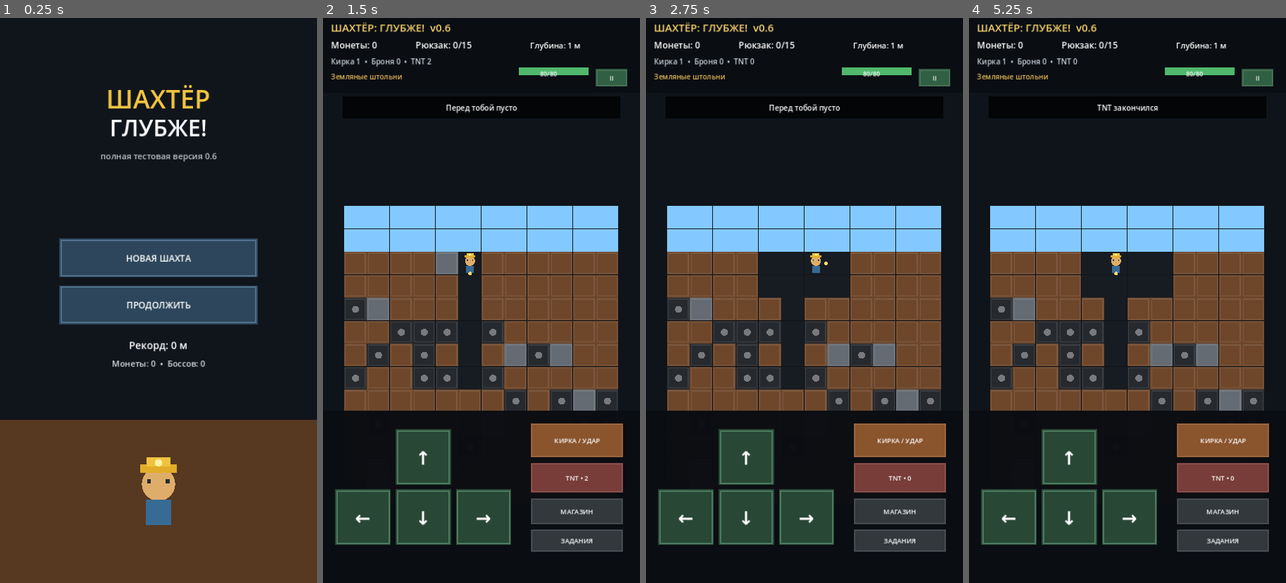
Above: before the commit, frames 1-4 (left to right).
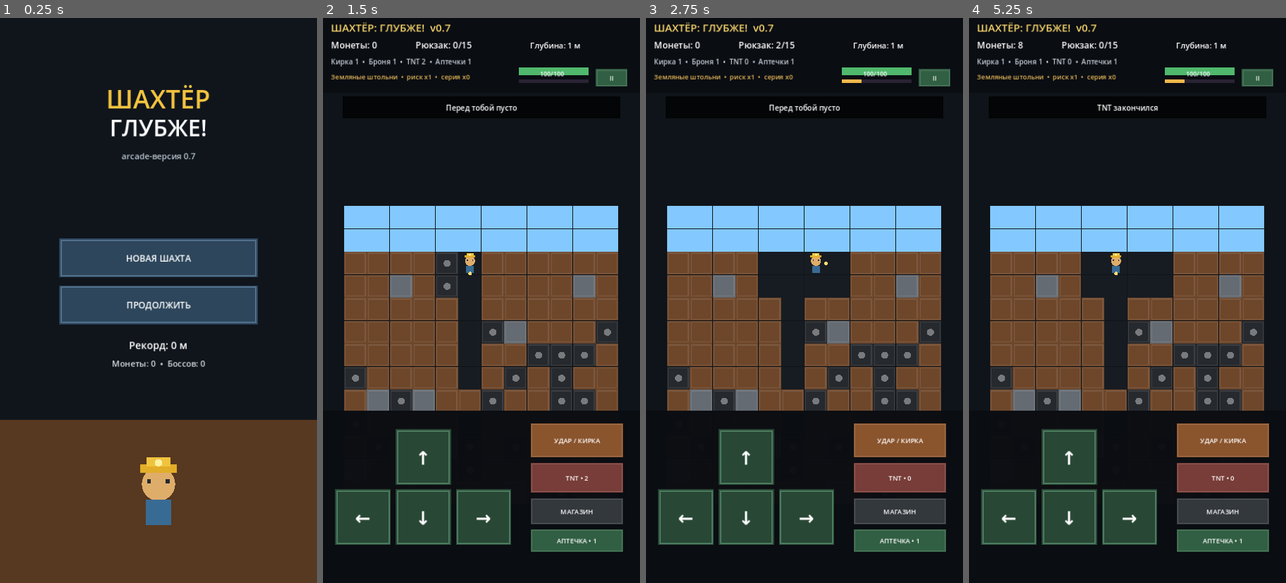
Above: after the commit, the same moments.

Repository: geodenix/miner-deeper
Game: Godot game, scene res://Main.tscn
Same seed, same stepped clock (60 frames per second), same inputs: the game is played once before the commit and once after it.
Inputs (mouse positions are in pixels of both pictures, inside the frame that each line leads up to):
- Up to frame 1 (0.25 s): no input
- Up to frame 2 (1.5 s): tap Enter at 0.5 s; move the mouse to (551, 272) at 0.52 s; hold D 0.53-1.28 s; tap T at 0.6 s; click (551, 272) at 0.67 s; tap Space at 0.77, 0.8, 1.07, 1.25, 1.35 s; move the mouse to (418, 328) at 1.27 s; hold S from 1.28 s (still down); click (418, 328) at 1.42 s
- Up to frame 3 (2.75 s): tap Space at 1.52, 1.82, 2.3 s; tap T at 1.55, 2.1 s; move the mouse to (836, 176) at 2.02 s; release S at 2.03 s; hold D from 2.03 s (still down); click (836, 176) at 2.17 s
- Up to frame 4 (5.25 s): tap Enter at 2.75, 4.25 s; move the mouse to (1111, 413) at 2.77 s; release D at 2.78 s; hold W 2.78-3.53 s; tap T at 2.85, 4.35, 5.1 s; click (1111, 413) at 2.92 s; tap Space at 3.02, 3.32, 3.5, 3.6, 3.77, 4.07, 4.52, 4.82, 5 s; move the mouse to (1222, 385) at 3.52 s; hold A 3.53-5.03 s; click (1222, 385) at 3.67 s; move the mouse to (1032, 215) at 4.27 s; click (1032, 215) at 4.42 s; move the mouse to (1143, 300) at 5.02 s; hold S from 5.03 s (still down); click (1143, 300) at 5.17 s

The runs differ from the first frame. In frame 1, 0.2% of the frame differs, in the area x 31-69%, y 23-26%; in frame 2, 9.8%, in the area x 2-95%, y 1-95%; in frame 3, 9.2%; in frame 4, 9.2%.

Commit message:
Build engaging v0.7 core gameplay loop

Diff:
--- a/game/main.gd
+++ b/game/main.gd
@@ -29,13 +29,27 @@
 var coins: int = 0
 var pick_level: int = 1
 var bag_level: int = 1
-var armor_level: int = 0
+var armor_level: int = 1
 var tnt: int = 2
 var max_depth: int = 0
 var lifetime_ore: int = 0
 var bosses_killed: int = 0
 var quest_index: int = 0
 var turn_count: int = 0
+
+# v0.7 run systems
+var run_max_depth: int = 0
+var run_ore: int = 0
+var run_kills: int = 0
+var combo: int = 0
+var combo_grace: int = 0
+var frenzy_charge: int = 0
+var frenzy_turns: int = 0
+var potions: int = 1
+var contract_type: String = "ore"
+var contract_target: int = 20
+var contract_reward: int = 150
+var contract_paid: bool = false
 
 var inventory: Dictionary = {
 	"coal": 0,
@@ -167,6 +181,123 @@
 
 func armor_price() -> int:
 	return 120 * armor_level * armor_level
+
+func cashout_multiplier() -> float:
+	var tiers: int = int(run_max_depth / 20)
+	return minf(2.50, 1.0 + float(tiers) * 0.15)
+
+func critical_chance() -> float:
+	return minf(0.30, 0.05 + float(pick_level) * 0.025)
+
+func combat_hit_damage() -> Dictionary:
+	var crit: bool = rng.randf() < critical_chance()
+	var damage: int = combat_damage() * (2 if crit else 1)
+	if frenzy_turns > 0:
+		damage = int(round(float(damage) * 1.5))
+	return {"damage":damage,"crit":crit}
+
+func mining_hit_damage() -> Dictionary:
+	var crit: bool = rng.randf() < critical_chance()
+	var damage: int = pick_damage() * (2 if crit else 1)
+	if frenzy_turns > 0:
+		damage += 1
+	return {"damage":damage,"crit":crit}
+
+func roll_contract() -> void:
+	var roll: int = rng.randi_range(0,2)
+	contract_paid = false
+	if roll == 0:
+		contract_type = "ore"
+		contract_target = rng.randi_range(18,30)
+		contract_reward = 140 + contract_target * 4
+	elif roll == 1:
+		contract_type = "kills"
+		contract_target = rng.randi_range(4,7)
+		contract_reward = 180 + contract_target * 20
+	else:
+		contract_type = "depth"
+		contract_target = rng.randi_range(2,4) * 20
+		contract_reward = 160 + contract_target * 4
+
+func contract_progress_value() -> int:
+	if contract_type == "ore":
+		return run_ore
+	if contract_type == "kills":
+		return run_kills
+	return run_max_depth
+
+func contract_complete() -> bool:
+	return contract_progress_value() >= contract_target
+
+func contract_text() -> String:
+	var title: String = "Добыть руду"
+	if contract_type == "kills":
+		title = "Победить врагов"
+	elif contract_type == "depth":
+		title = "Достичь глубины"
+	return title + ": " + str(mini(contract_progress_value(),contract_target)) + "/" + str(contract_target) + "  •  +" + str(contract_reward)
+
+func settle_contract() -> void:
+	if contract_paid or not contract_complete():
+		return
+	coins += contract_reward
+	contract_paid = true
+	say("КОНТРАКТ ВЫПОЛНЕН! +" + str(contract_reward) + " монет")
+
+func add_frenzy(amount: int) -> void:
+	if frenzy_turns > 0:
+		return
+	frenzy_charge = mini(100, frenzy_charge + amount)
+	if frenzy_charge >= 100:
+		frenzy_charge = 0
+		frenzy_turns = 8
+		say("ЗОЛОТАЯ ЛИХОРАДКА! Добыча x2 на 8 ходов")
+
+func add_ore(t: String, base_amount: int = 1) -> int:
+	var space: int = bag_capacity() - bag_used()
+	if space <= 0:
+		return 0
+	var amount: int = base_amount
+	if frenzy_turns > 0:
+		amount *= 2
+	if rng.randf() < 0.12:
+		amount += 1
+	amount = mini(amount, space)
+	inventory[t] = int(inventory[t]) + amount
+	lifetime_ore += amount
+	run_ore += amount
+	combo += 1
+	combo_grace = 2
+	add_frenzy(12 + amount * 2)
+	if combo > 0 and combo % 5 == 0:
+		var bonus: int = combo * 3
+		coins += bonus
+		say("СЕРИЯ x" + str(combo) + "! +" + str(bonus) + " монет")
+	return amount
+
+func open_geode() -> void:
+	var choices: Array[String] = ["iron","gold","diamond","ruby"]
+	var index: int = rng.randi_range(0,choices.size()-1)
+	var ore: String = choices[index]
+	var amount: int = rng.randi_range(1,3)
+	var gained: int = add_ore(ore,amount)
+	if rng.randf() < 0.30:
+		potions += 1
+		say("ГЕОДА: +" + str(gained) + " " + ore_name(ore) + " и аптечка")
+	else:
+		say("ГЕОДА: +" + str(gained) + " " + ore_name(ore))
+
+func use_potion() -> void:
+	if potions <= 0:
+		say("Аптечек нет")
+		return
+	if hp >= max_hp():
+		say("Здоровье уже полное")
+		return
+	potions -= 1
+	hp = mini(max_hp(), hp + 40)
+	say("Аптечка: +40 HP")
+	finish_turn()
 
 func _unhandled_input(event: InputEvent) -> void:
 	if event is InputEventScreenTouch and event.pressed:
@@ -278,7 +409,7 @@
 		if player.y <= SURFACE_ROW:
 			state = GameState.QUESTS
 		else:
-			say("Задания смотри на поверхности")
+			use_potion()
 	queue_redraw()
 
 func generate_mine() -> void:
@@ -323,18 +454,28 @@
 	facing = Vector2i.DOWN
 	hp = max_hp()
 	turn_count = 0
+	run_max_depth = 0
+	run_ore = 0
+	run_kills = 0
+	combo = 0
+	combo_grace = 0
+	frenzy_charge = 0
+	frenzy_turns = 0
+	roll_contract()
 	mine_loaded = true
-	say("Новая шахта создана")
+	say("Новая шахта. Контракт: " + contract_text())
 
 func make_block(depth: int) -> Dictionary:
 	var t: String = "dirt"
 	var r: float = rng.randf()
 
-	if depth > 110 and r < 0.006:
+	if depth > 35 and r < 0.009:
+		t = "geode"
+	elif depth > 110 and r < 0.015:
 		t = "chest_epic"
-	elif depth > 50 and r < 0.012:
+	elif depth > 50 and r < 0.024:
 		t = "chest_rare"
-	elif depth > 12 and r < 0.026:
+	elif depth > 12 and r < 0.044:
 		t = "chest"
 	else:
 		var ore: float = rng.randf()
@@ -385,6 +526,8 @@
 			block_hp = 5
 		"chest", "chest_rare", "chest_epic":
 			block_hp = 2
+		"geode":
+			block_hp = 3
 
 	return {"type":t,"hp":block_hp,"max_hp":block_hp}
 
@@ -436,18 +579,19 @@
 	if target.x < 0 or target.x >= COLS or target.y < 0 or target.y >= ROWS:
 		return
 	if enemy_at(target) >= 0:
-		say("Впереди враг — жми УДАР")
+		attack()
 		return
 	if boss.size() > 0 and not boss_defeated and boss["pos"] == target:
-		say("Впереди босс — жми УДАР")
+		attack()
 		return
 	if world[target.y][target.x] != null:
-		say("Впереди порода — жми КИРКА")
+		attack()
 		return
 
 	player = target
 	if player.y > max_depth:
 		max_depth = player.y
+	run_max_depth = maxi(run_max_depth, player.y - SURFACE_ROW)
 
 	if hazards.has(player):
 		resolve_hazard(player)
@@ -456,8 +600,10 @@
 
 	if player.y <= SURFACE_ROW:
 		sell_all()
+		settle_contract()
 		hp = max_hp()
-		say("На поверхности: добыча продана, здоровье восстановлено")
+		if message_time <= 0.0:
+			say("На поверхности: добыча продана, здоровье восстановлено")
 
 	finish_turn()
 
@@ -469,30 +615,36 @@
 		return
 
 	if boss.size() > 0 and not boss_defeated and boss["pos"] == target:
-		boss["hp"] = int(boss["hp"]) - combat_damage()
+		var hit: Dictionary = combat_hit_damage()
+		boss["hp"] = int(boss["hp"]) - int(hit["damage"])
 		if int(boss["hp"]) <= 0:
 			boss_defeated = true
 			bosses_killed += 1
-			coins += 600
+			run_kills += 1
+			coins += 650
 			tnt += 2
-			say("Босс побеждён! +600 монет и +2 TNT")
+			add_frenzy(30)
+			say("БОСС ПОВЕРЖЕН! +650 монет и +2 TNT")
 		else:
-			say("Урон боссу: " + str(combat_damage()))
+			say(("КРИТ! " if bool(hit["crit"]) else "") + "Урон боссу: " + str(hit["damage"]))
 		finish_turn()
 		return
 
 	var enemy_idx: int = enemy_at(target)
 	if enemy_idx >= 0:
 		var enemy: Dictionary = enemies[enemy_idx]
-		enemy["hp"] = int(enemy["hp"]) - combat_damage()
+		var hit: Dictionary = combat_hit_damage()
+		enemy["hp"] = int(enemy["hp"]) - int(hit["damage"])
 		if int(enemy["hp"]) <= 0:
 			var reward: int = int(enemy["reward"])
 			coins += reward
+			run_kills += 1
+			add_frenzy(20)
 			enemies.remove_at(enemy_idx)
-			say("Враг побеждён: +" + str(reward) + " монет")
+			say(("КРИТ! " if bool(hit["crit"]) else "") + "Враг повержен: +" + str(reward))
 		else:
 			enemies[enemy_idx] = enemy
-			say("Урон врагу: " + str(combat_damage()))
+			say(("КРИТ! " if bool(hit["crit"]) else "") + "Урон: " + str(hit["damage"]))
 		finish_turn()
 		return
 
@@ -506,20 +658,26 @@
 		say("Рюкзак заполнен")
 		return
 
-	block["hp"] = int(block["hp"]) - pick_damage()
+	var mine_hit: Dictionary = mining_hit_damage()
+	block["hp"] = int(block["hp"]) - int(mine_hit["damage"])
 	if int(block["hp"]) <= 0:
 		world[target.y][target.x] = null
 		resolve_broken_block(t)
+		player = target
+		run_max_depth = maxi(run_max_depth, player.y - SURFACE_ROW)
+		max_depth = maxi(max_depth, player.y)
 	else:
 		world[target.y][target.x] = block
-		say("Кирка: -" + str(pick_damage()) + " прочности")
+		say(("КРИТ! " if bool(mine_hit["crit"]) else "") + "Кирка: -" + str(mine_hit["damage"]))
 	finish_turn()
 
 func resolve_broken_block(t: String) -> void:
 	if is_ore(t):
-		inventory[t] = int(inventory[t]) + 1
-		lifetime_ore += 1
-		say("+1 " + ore_name(t))
+		var gained: int = add_ore(t,1)
+		if message_time <= 0.0 or combo % 5 != 0:
+			say("+" + str(gained) + " " + ore_name(t) + "  •  серия x" + str(combo))
+	elif t == "geode":
+		open_geode()
 	elif t.begins_with("chest"):
 		open_chest(t)
 	elif t == "stone":
@@ -541,7 +699,10 @@
 		gain_tnt = 2
 	coins += reward
 	tnt += gain_tnt
-	say("Сундук: +" + str(reward) + " мон., +" + str(gain_tnt) + " TNT")
+	var potion_gain: int = 1 if rng.randf() < (0.55 if t != "chest" else 0.20) else 0
+	potions += potion_gain
+	add_frenzy(15)
+	say("Сундук: +" + str(reward) + " мон., +" + str(gain_tnt) + " TNT" + (" + аптечка" if potion_gain > 0 else ""))
 
 func resolve_hazard(pos: Vector2i) -> void:
 	var kind: String = str(hazards[pos])
@@ -551,14 +712,19 @@
 		take_damage(10, "Шипы")
 	else:
 		if bag_used() < bag_capacity() and rng.randf() < 0.45:
-			inventory["diamond"] = int(inventory["diamond"]) + 1
-			lifetime_ore += 1
-			say("Кристальная жила: +1 алмаз")
+			var gained: int = add_ore("diamond",1)
+			say("Кристальная жила: +" + str(gained) + " алмаз")
 		else:
 			take_damage(8, "Кристалл")
 
 func finish_turn() -> void:
 	turn_count += 1
+	if frenzy_turns > 0:
+		frenzy_turns -= 1
+	if combo_grace > 0:
+		combo_grace -= 1
+	elif combo > 0:
+		combo = 0
 	enemies_turn()
 	boss_turn()
 	check_quest_progress()
@@ -585,7 +751,19 @@
 				return
 			continue
 
-		if dist > 6 or turn_count % 2 != 0:
+		var kind: String = str(e["kind"])
+		if kind == "crystal" and dist == 2 and turn_count % 2 == 0:
+			take_damage(maxi(1,int(e["damage"]) - 4),"Кристальный выстрел")
+			if hp <= 0:
+				return
+			continue
+
+		var cadence: int = 2
+		if kind == "bat":
+			cadence = 1
+		elif kind == "golem":
+			cadence = 3
+		if dist > (8 if kind == "bat" else 6) or turn_count % cadence != 0:
 			continue
 
 		var dirs: Array = []
@@ -670,7 +848,7 @@
 	hp = maxi(0, hp - damage)
 	say(source + ": -" + str(damage) + " HP")
 	if hp <= 0:
-		var lost: int = int(coins * 0.12)
+		var lost: int = int(coins * 0.05)
 		coins = maxi(0, coins - lost)
 		for key in inventory.keys():
 			inventory[key] = 0
@@ -712,14 +890,15 @@
 			var ei: int = enemy_at(p)
 			if ei >= 0:
 				coins += int(enemies[ei]["reward"])
+				run_kills += 1
+				add_frenzy(20)
 				enemies.remove_at(ei)
 
 			var block = world[p.y][p.x]
 			if block != null:
 				var t: String = str(block["type"])
 				if is_ore(t) and bag_used() < bag_capacity():
-					inventory[t] = int(inventory[t]) + 1
-					lifetime_ore += 1
+					add_ore(t,1)
 				elif t.begins_with("chest"):
 					open_chest(t)
 				world[p.y][p.x] = null
@@ -736,10 +915,12 @@
 	earned += int(inventory["ruby"]) * 180
 	if earned <= 0:
 		return
-	coins += earned
+	var multiplier: float = cashout_multiplier()
+	var payout: int = int(round(float(earned) * multiplier))
+	coins += payout
 	for key in inventory.keys():
 		inventory[key] = 0
-	say("Продано на +" + str(earned) + " монет")
+	say("Продано: +" + str(payout) + "  •  множитель x" + str(snappedf(multiplier,0.05)))
 
 func upgrade_pick() -> void:
 	var price: int = pick_price()
@@ -857,7 +1038,8 @@
 		"max_depth":max_depth,
 		"lifetime_ore":lifetime_ore,
 		"bosses_killed":bosses_killed,
-		"quest_index":quest_index
+		"quest_index":quest_index,
+		"potions":potions
 	}
 	var f := FileAccess.open(META_SAVE, FileAccess.WRITE)
 	if f:
@@ -881,6 +1063,7 @@
 	lifetime_ore = maxi(0,int(data.get("lifetime_ore",0)))
 	bosses_killed = maxi(0,int(data.get("bosses_killed",0)))
 	quest_index = clampi(int(data.get("quest_index",0)),0,4)
+	potions = maxi(0,int(data.get("potions",1)))
 
 func save_mine() -> void:
 	if world.size() != ROWS:
@@ -917,7 +1100,18 @@
 		"facing":{"x":facing.x,"y":facing.y},
 		"hp":hp,
 		"inventory":inventory,
-		"turn_count":turn_count
+		"turn_count":turn_count,
+		"run_max_depth":run_max_depth,
+		"run_ore":run_ore,
+		"run_kills":run_kills,
+		"combo":combo,
+		"combo_grace":combo_grace,
+		"frenzy_charge":frenzy_charge,
+		"frenzy_turns":frenzy_turns,
+		"contract_type":contract_type,
+		"contract_target":contract_target,
+		"contract_reward":contract_reward,
+		"contract_paid":contract_paid
 	}
 	var f := FileAccess.open(MINE_SAVE, FileAccess.WRITE)
 	if f:
@@ -967,6 +1161,17 @@
 	facing = Vector2i(int(fd.get("x",0)),int(fd.get("y",1)))
 	hp = clampi(int(data.get("hp",max_hp())),1,max_hp())
 	turn_count = maxi(0,int(data.get("turn_count",0)))
+	run_max_depth = maxi(0,int(data.get("run_max_depth",maxi(0,player.y-SURFACE_ROW))))
+	run_ore = maxi(0,int(data.get("run_ore",0)))
+	run_kills = maxi(0,int(data.get("run_kills",0)))
+	combo = maxi(0,int(data.get("combo",0)))
+	combo_grace = maxi(0,int(data.get("combo_grace",0)))
+	frenzy_charge = clampi(int(data.get("frenzy_charge",0)),0,100)
+	frenzy_turns = maxi(0,int(data.get("frenzy_turns",0)))
+	contract_type = str(data.get("contract_type","ore"))
+	contract_target = maxi(1,int(data.get("contract_target",20)))
+	contract_reward = maxi(1,int(data.get("contract_reward",150)))
+	contract_paid = bool(data.get("contract_paid",false))
 
 	var inv = data.get("inventory",{})
 	for key in inventory.keys():
@@ -1012,6 +1217,8 @@
 			return Color("#466bb1")
 		"chest_epic":
 			return Color("#8951b3")
+		"geode":
+			return Color("#5f4a83")
 		_:
 			return Color("#6e472b")
 
@@ -1038,7 +1245,7 @@
 	draw_rect(Rect2(0,h-370,BASE_W,370),Color("#573820"))
 	draw_string(ThemeDB.fallback_font,Vector2(0,205),"ШАХТЁР",HORIZONTAL_ALIGNMENT_CENTER,BASE_W,58,Color("#f3c43e"))
 	draw_string(ThemeDB.fallback_font,Vector2(0,268),"ГЛУБЖЕ!",HORIZONTAL_ALIGNMENT_CENTER,BASE_W,52,Color.WHITE)
-	draw_string(ThemeDB.fallback_font,Vector2(0,320),"полная тестовая версия 0.6",HORIZONTAL_ALIGNMENT_CENTER,BASE_W,19,Color("#b9c3cc"))
+	draw_string(ThemeDB.fallback_font,Vector2(0,320),"arcade-версия 0.7",HORIZONTAL_ALIGNMENT_CENTER,BASE_W,19,Color("#b9c3cc"))
 	draw_menu_button(menu_new_rect(),"НОВАЯ ШАХТА")
 	draw_menu_button(menu_continue_rect(),"ПРОДОЛЖИТЬ")
 	draw_string(ThemeDB.fallback_font,Vector2(0,750),"Рекорд: "+str(maxi(0,max_depth-SURFACE_ROW))+" м",HORIZONTAL_ALIGNMENT_CENTER,BASE_W,23,Color.WHITE)
@@ -1073,6 +1280,9 @@
 						draw_circle(r.position+Vector2(TILE*0.5,TILE*0.5),8,c.lightened(0.38))
 					if t.begins_with("chest"):
 						draw_chest(r,t)
+					elif t == "geode":
+						draw_circle(r.position+Vector2(TILE*0.5,TILE*0.5),13,Color("#b78cff"))
+						draw_circle(r.position+Vector2(TILE*0.5,TILE*0.5),6,Color("#e8dcff"))
 					if int(block["hp"]) < int(block["max_hp"]):
 						var ratio: float = float(block["hp"]) / float(block["max_hp"])
 						draw_rect(Rect2(r.position+Vector2(5,TILE-7),Vector2((TILE-10)*ratio,4)),Color.WHITE)
@@ -1096,20 +1306,26 @@
 
 func draw_hud() -> void:
 	draw_rect(Rect2(0,0,BASE_W,TOP_H),Color(0.04,0.05,0.07,0.97))
-	draw_string(ThemeDB.fallback_font,Vector2(18,31),"ШАХТЁР: ГЛУБЖЕ!  v0.6",HORIZONTAL_ALIGNMENT_LEFT,-1,24,Color("#f5d36b"))
+	draw_string(ThemeDB.fallback_font,Vector2(18,31),"ШАХТЁР: ГЛУБЖЕ!  v0.7",HORIZONTAL_ALIGNMENT_LEFT,-1,24,Color("#f5d36b"))
 	draw_string(ThemeDB.fallback_font,Vector2(18,69),"Монеты: "+str(coins),HORIZONTAL_ALIGNMENT_LEFT,-1,20,Color.WHITE)
 	draw_string(ThemeDB.fallback_font,Vector2(210,69),"Рюкзак: "+str(bag_used())+"/"+str(bag_capacity()),HORIZONTAL_ALIGNMENT_LEFT,-1,20,Color.WHITE)
 	draw_string(ThemeDB.fallback_font,Vector2(470,69),"Глубина: "+str(maxi(0,player.y-SURFACE_ROW))+" м",HORIZONTAL_ALIGNMENT_LEFT,-1,18,Color.WHITE)
-	draw_string(ThemeDB.fallback_font,Vector2(18,105),"Кирка "+str(pick_level)+"  •  Броня "+str(armor_level)+"  •  TNT "+str(tnt),HORIZONTAL_ALIGNMENT_LEFT,-1,17,Color("#c7d0d8"))
-	draw_string(ThemeDB.fallback_font,Vector2(18,139),biome_name(maxi(0,player.y-SURFACE_ROW)),HORIZONTAL_ALIGNMENT_LEFT,-1,16,Color("#e4b657"))
+	draw_string(ThemeDB.fallback_font,Vector2(18,105),"Кирка "+str(pick_level)+"  •  Броня "+str(armor_level)+"  •  TNT "+str(tnt)+"  •  Аптечки "+str(potions),HORIZONTAL_ALIGNMENT_LEFT,-1,16,Color("#c7d0d8"))
+	draw_string(ThemeDB.fallback_font,Vector2(18,139),biome_name(maxi(0,player.y-SURFACE_ROW))+"  •  риск x"+str(snappedf(cashout_multiplier(),0.05))+"  •  серия x"+str(combo),HORIZONTAL_ALIGNMENT_LEFT,-1,15,Color("#e4b657"))
 	draw_rect(Rect2(445,112,158,18),Color("#3a2225"))
 	draw_rect(Rect2(445,112,158*(float(hp)/float(max_hp())),18),Color("#50b86d"))
 	draw_string(ThemeDB.fallback_font,Vector2(493,132),str(hp)+"/"+str(max_hp()),HORIZONTAL_ALIGNMENT_LEFT,-1,14,Color.WHITE)
+	draw_rect(Rect2(445,140,158,8),Color("#292333"))
+	var frenzy_ratio: float = 1.0 if frenzy_turns > 0 else float(frenzy_charge)/100.0
+	draw_rect(Rect2(445,140,158*frenzy_ratio,8),Color("#f2b84b") if frenzy_turns == 0 else Color("#ffd95b"))
 	draw_small_button(pause_rect(),"II",true)
 
+	draw_rect(Rect2(45,TOP_H+8,630,50),Color(0,0,0,0.76))
 	if message_time > 0.0:
-		draw_rect(Rect2(45,TOP_H+8,630,50),Color(0,0,0,0.76))
 		draw_string(ThemeDB.fallback_font,Vector2(60,TOP_H+40),message,HORIZONTAL_ALIGNMENT_CENTER,600,17,Color.WHITE)
+	else:
+		var contract_line: String = ("✓ " if contract_complete() else "Контракт: ") + contract_text()
+		draw_string(ThemeDB.fallback_font,Vector2(60,TOP_H+40),contract_line,HORIZONTAL_ALIGNMENT_CENTER,600,15,Color("#f2d476"))
 
 func draw_controls() -> void:
 	var top: float = control_top()
@@ -1118,10 +1334,10 @@
 	draw_move_button(right_rect(),"→")
 	draw_move_button(up_rect(),"↑")
 	draw_move_button(down_rect(),"↓")
-	draw_action_button(attack_rect(),"КИРКА / УДАР",true,Color("#8a542d"))
+	draw_action_button(attack_rect(),"УДАР / КИРКА",true,Color("#8a542d"))
 	draw_action_button(tnt_rect(),("КУПИТЬ TNT • 35" if player.y <= SURFACE_ROW else "TNT • "+str(tnt)),true,Color("#783d38"))
 	draw_action_button(shop_rect(),"МАГАЗИН",player.y <= SURFACE_ROW,Color("#315f43"))
-	draw_action_button(quests_rect(),"ЗАДАНИЯ",player.y <= SURFACE_ROW,Color("#315f43"))
+	draw_action_button(quests_rect(),("ЗАДАНИЯ" if player.y <= SURFACE_ROW else "АПТЕЧКА • "+str(potions)),true,Color("#315f43"))
 
 func draw_hazard(r: Rect2, kind: String) -> void:
 	if kind == "lava":
